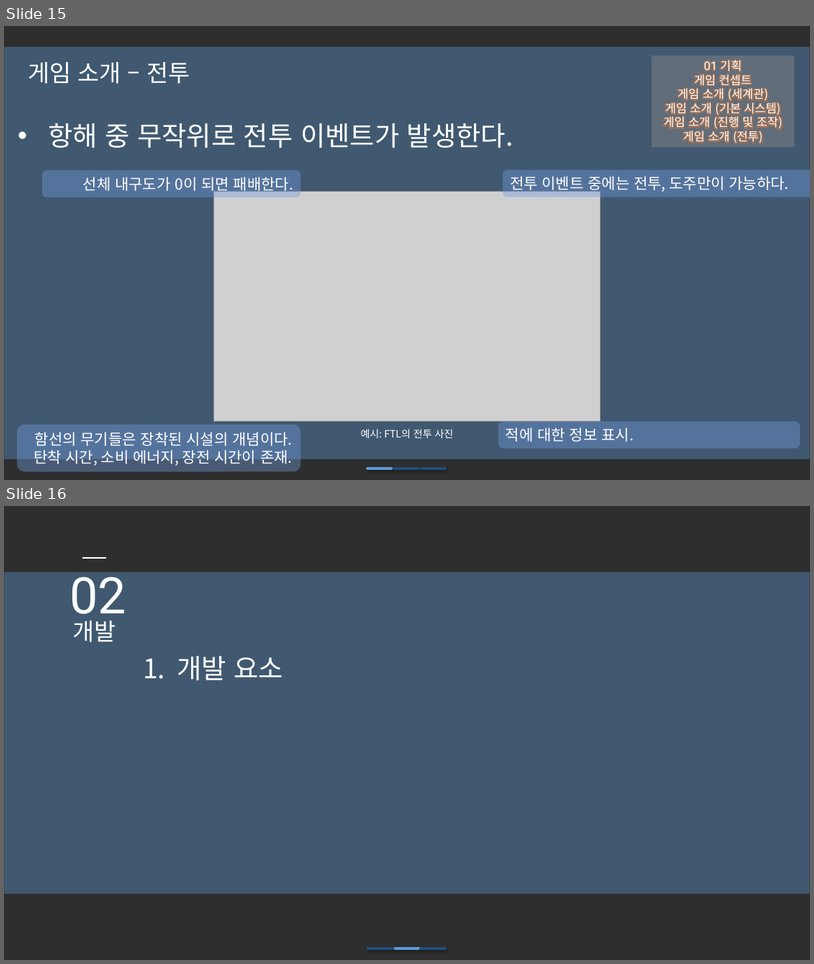
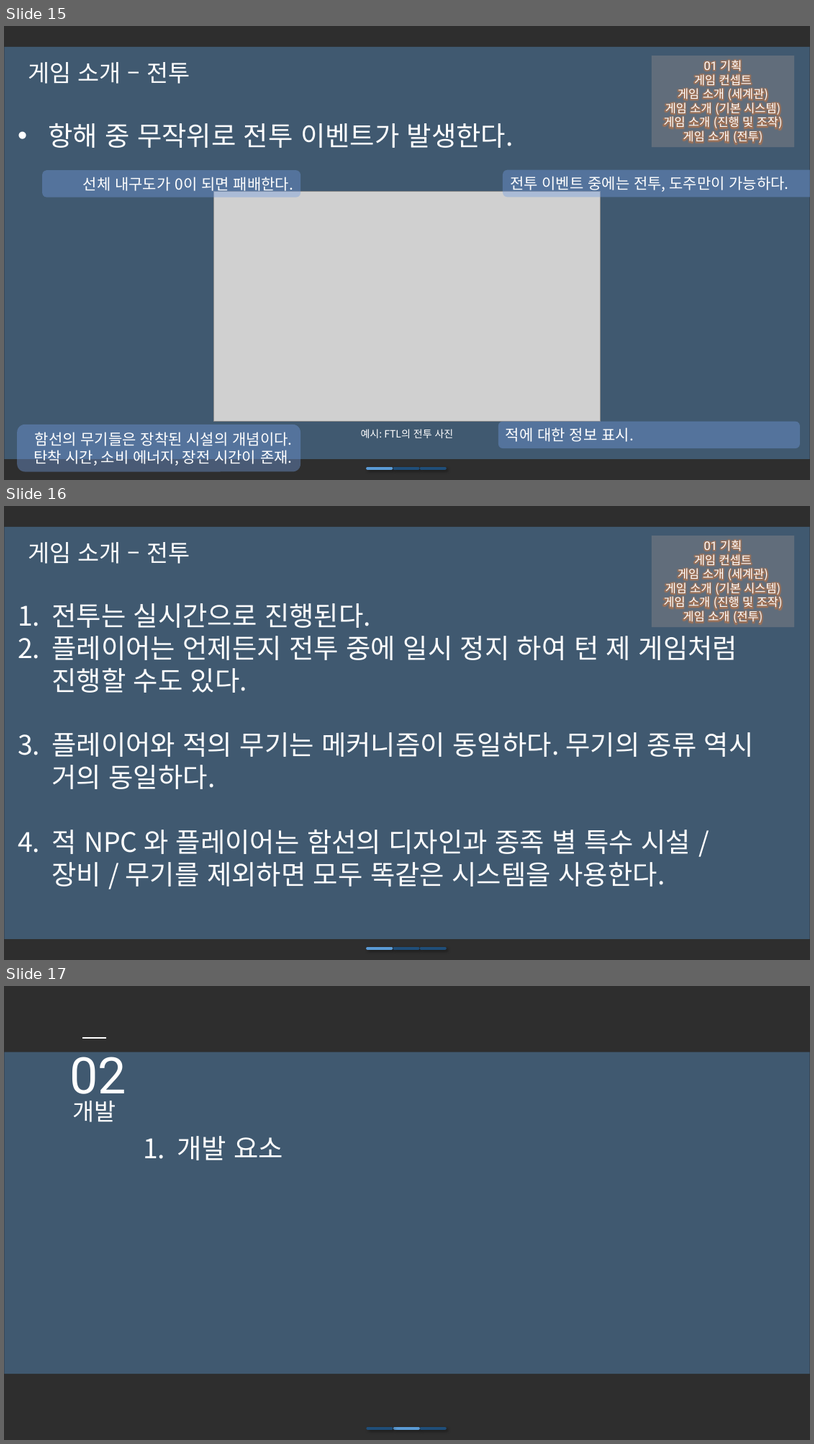
Before and after one commit to iconstudio/2017-Platformer, a slide deck: slides/Cosmos_20171105.pptx. Shown one above the other, each under a label of ours: slides 15 and 16 before the commit, slides 15, 16 and 17 after it. The pictures are 814x964 and 814x1444 pixels, drawn with LibreOffice and Linux fonts; fonts in the diff are those of the drawing; grey boxes stand for pictures; background and template pictures are left out; a plain dark background stands for a picture behind light text. Boxes give left, top, right and bottom in pixels: in the first picture for what was removed or moved away, otherwise in the second. Text is boxed around its words. In the diff, an @@ line names an element or a change of style, - is before the commit and + after.

```diff
--- a/slides/Cosmos_20171105.pptx
+++ b/slides/Cosmos_20171105.pptx
@@ slide 16 added at (x1=4, y1=506, x2=810, y2=960), background picture (left out); not listed: 2 template elements that a slide beside it also shows @@
@@ text added at (x1=28, y1=542, x2=190, y2=564), 28 pt, text #FFFFFF @@
+게임 소개 – 전투
@@ rectangle added at (x1=652, y1=536, x2=795, y2=627), fill #F8CBAD at 18% opacity, 14 pt, text #FFFFFF @@
+01 기획
+게임 컨셉트
+게임 소개 (세계관)
+게임 소개 (기본 시스템)
+게임 소개 (진행 및 조작)
+게임 소개 (전투)
@@ text added at (x1=52, y1=603, x2=754, y2=886), 32 pt, text #FFFFFF @@
+1. 전투는 실시간으로 진행된다.
+2. 플레이어는 언제든지 전투 중에 일시 정지 하여 턴 제 게임처럼 진행할 수도 있다.
+3. 플레이어와 적의 무기는 메커니즘이 동일하다. 무기의 종류 역시 거의 동일하다.
+4. 적 NPC 와 플레이어는 함선의 디자인과 종족 별 특수 시설 / 장비 / 무기를 제외하면 모두 똑같은 시스템을 사용한다.
@@ line added from (368, 948) to (392, 948), #5B9BD5 3.5 pt @@
@@ line added from (395, 948) to (419, 948), #1F4E79 3.5 pt @@
@@ line added from (422, 948) to (445, 948), #1F4E79 3.5 pt @@
@@ what was slide 16 is now slide 17 @@
```
Also in this commit, not shown: 1 slide changed, 11 other files.
